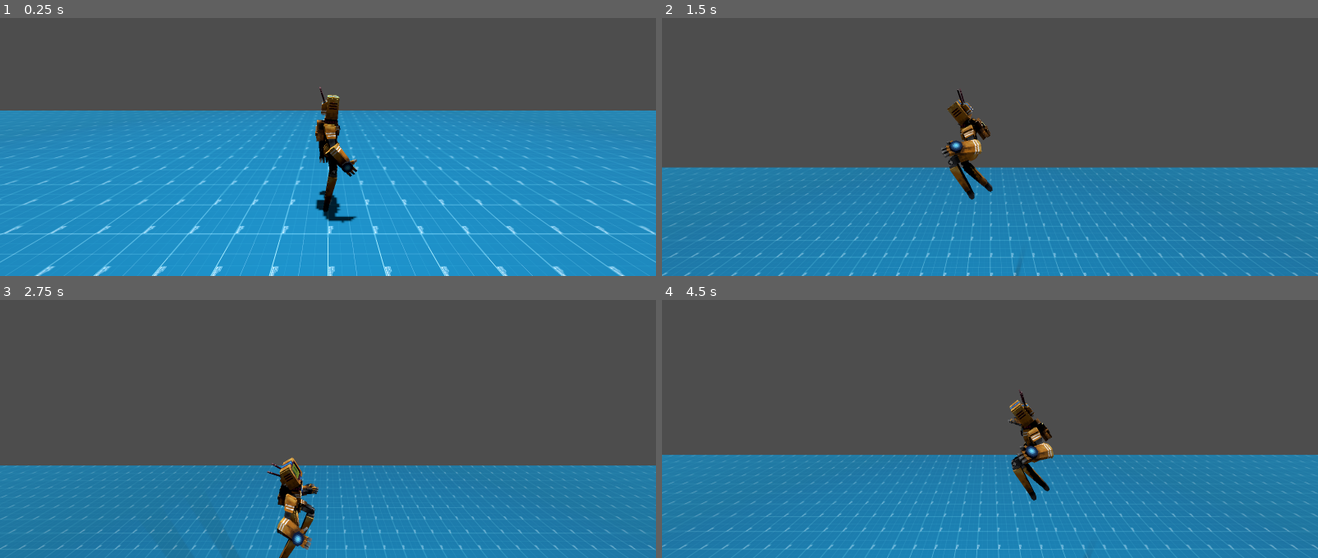
Above: before the commit, frames 1-4 (two rows, left to right).
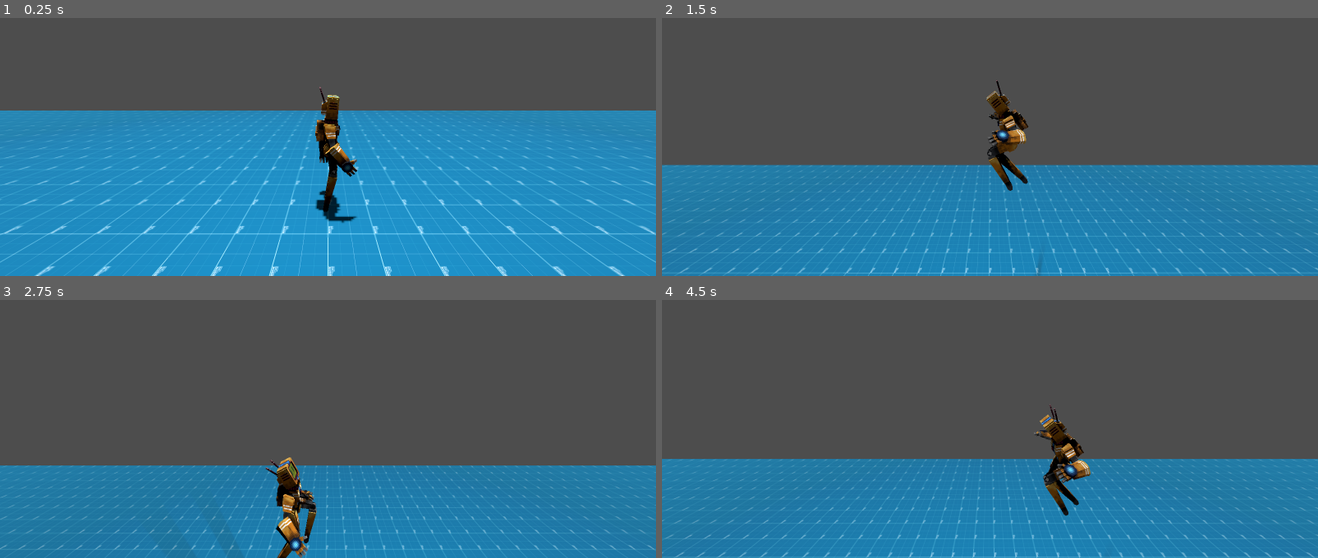
Above: after the commit, the same moments.

Repository: bigloadsoftware/Radio_Boy
Game: Godot game, scene res://scenes/game/main.tscn
Same seed, same stepped clock (60 frames per second), same inputs: the game is played once before the commit and once after it.
Inputs (mouse positions are in pixels of both pictures, inside the frame that each line leads up to):
- Up to frame 1 (0.25 s): no input
- Up to frame 2 (1.5 s): move the mouse to (1134, 74) at 0.52 s; hold D (move_right) 0.53-1.28 s; hold Right mouse button (aim) 0.53-1.28 s; tap Space (move_jump) at 0.77, 0.8, 1.07, 1.35 s; move the mouse to (858, 110) at 1.27 s; hold A (move_left) from 1.28 s (still down)
- Up to frame 3 (2.75 s): tap Space (move_jump) at 1.52, 1.82, 2.3 s; right-click (196, 392) at 1.55 s; move the mouse to (outside the picture) at 2.02 s; release A (move_left) at 2.03 s; hold D (move_right) from 2.03 s (still down); hold Right mouse button (aim) from 2.03 s (still down)
- Up to frame 4 (4.5 s): move the mouse to (957, 447) at 2.77 s; release Right mouse button (aim) at 2.78 s; tap S (crouch) at 2.85 s; tap Space (move_jump) at 3.02, 3.32, 3.77, 3.8, 4.07 s; right-click (957, 447) at 3.05 s; move the mouse to (1186, 429) at 3.52 s; release D (move_right) at 3.53 s; hold A (move_left) from 3.53 s (still down); tap Shift (toggle_walk_or_run) at 3.6 s; move the mouse to (793, 318) at 4.27 s; right-click (793, 318) at 4.35 s

The runs differ from the first frame. In frame 2, 6.7% of the frame differs, in the area x 0-100%, y 24-100%; in frame 3, 1.4%; in frame 4, 6.6%.

Commit message:
Revert "Little Updates"

Diff:
--- a/code/mobs/radio_boy/Camera_Pivot.gd
+++ b/code/mobs/radio_boy/Camera_Pivot.gd
@@ -3,9 +3,8 @@
 #Camera Vars
 var mouse_vector
 var camera_offset = transform.basis * Vector3(0, 7, 0) #our used vars are y and z
-var camera_aim_speed = 10 #what is this variable exactly?
-var camera_recenter_character_speed = 6
-var camera_center_cursor_speed = 12
+var camera_aim_speed = 10
+var camera_recenter_speed = 6
 var camera_aim_reach = 20  #(i think that it is higher) #You're right.... -Leon
 
 #Outer Node Vars
@@ -28,12 +27,12 @@
 		mouse_vector.y /= get_viewport().size.y
 		mouse_vector *= camera_aim_reach
 
-		velocity.z = (-mouse_vector.x - position.z) * camera_center_cursor_speed
-		velocity.y = (-mouse_vector.y + camera_offset.y - position.y) * camera_center_cursor_speed
+		position.z = -mouse_vector.x
+		position.y = -mouse_vector.y + camera_offset.y
 
 	else:
-		velocity.z = (camera_offset.z - position.z) * camera_recenter_character_speed
-		velocity.y = (camera_offset.y - position.y) * camera_recenter_character_speed
+		velocity.z = (camera_offset.z - position.z) * camera_recenter_speed
+		velocity.y = (camera_offset.y - position.y) * camera_recenter_speed
 
 	#<--
 
--- a/code/mobs/radio_boy/Radio_Boy.gd
+++ b/code/mobs/radio_boy/Radio_Boy.gd
@@ -39,11 +39,11 @@
 	#-->Handle jump and falling
 	if Input.is_action_just_pressed("move_jump") and is_on_floor():
 		velocity.y = rb_movement_jump
-		rb_current_finite_state_machine_state = "Jump_Sequence"
+		rb_current_finite_state_machine_state = "Jump_On_Floor"
 
 	if not is_on_floor():
 		if velocity.y > 0:
-			rb_current_finite_state_machine_state = "Jump_Sequence"
+			rb_current_finite_state_machine_state = "Jump_On_Floor"
 		else:
 			rb_current_finite_state_machine_state = "Falling"
 	#<--
@@ -69,7 +69,7 @@
 		velocity.z = direction.z * rb_movement_speed
 
 		if is_on_floor():
-			rb_current_finite_state_machine_state = rb_movement_state
+			rb_current_finite_state_machine_state = "Run"
 
 	else:
 		velocity.z = move_toward(velocity.z, 0, rb_movement_speed)
--- a/scenes/mobs/radio_boy/Radio_Boy.tscn
+++ b/scenes/mobs/radio_boy/Radio_Boy.tscn
@@ -2813,48 +2813,36 @@
 [sub_resource type="AnimationNodeAnimation" id="AnimationNodeAnimation_f3nrc"]
 animation = &"Jump_On_Floor"
 
-[sub_resource type="Curve" id="Curve_eun64"]
-_data = [Vector2(0.237458, 0), 0.0, 0.0, 0, 0, Vector2(0.822743, 1), 0.0, 0.0, 0, 0]
-point_count = 2
+[sub_resource type="AnimationNodeStateMachineTransition" id="AnimationNodeStateMachineTransition_268fa"]
+advance_mode = 2
 
 [sub_resource type="AnimationNodeStateMachineTransition" id="AnimationNodeStateMachineTransition_hkrgl"]
-xfade_time = 0.5
-xfade_curve = SubResource("Curve_eun64")
 switch_mode = 2
 advance_mode = 2
 
-[sub_resource type="AnimationNodeStateMachineTransition" id="AnimationNodeStateMachineTransition_jv8o7"]
-advance_mode = 2
-
 [sub_resource type="AnimationNodeStateMachine" id="AnimationNodeStateMachine_aj02s"]
 states/Jump_In_Air/node = SubResource("AnimationNodeAnimation_q2on2")
-states/Jump_In_Air/position = Vector2(593, 100)
+states/Jump_In_Air/position = Vector2(484, 100)
 states/Jump_On_Floor/node = SubResource("AnimationNodeAnimation_f3nrc")
-states/Jump_On_Floor/position = Vector2(352, 100)
-transitions = ["Jump_On_Floor", "Jump_In_Air", SubResource("AnimationNodeStateMachineTransition_hkrgl"), "Start", "Jump_On_Floor", SubResource("AnimationNodeStateMachineTransition_jv8o7")]
-graph_offset = Vector2(-77, -10)
+states/Jump_On_Floor/position = Vector2(327, 100)
+transitions = ["Start", "Jump_On_Floor", SubResource("AnimationNodeStateMachineTransition_268fa"), "Jump_On_Floor", "Jump_In_Air", SubResource("AnimationNodeStateMachineTransition_hkrgl")]
 
 [sub_resource type="AnimationNodeAnimation" id="AnimationNodeAnimation_0kd3n"]
 animation = &"Run"
 
-[sub_resource type="AnimationNodeAnimation" id="AnimationNodeAnimation_x8kuo"]
-animation = &"Walk"
-
 [sub_resource type="AnimationNodeStateMachine" id="AnimationNodeStateMachine_27ej4"]
 states/Crouch/node = SubResource("AnimationNodeAnimation_agvam")
-states/Crouch/position = Vector2(822, 196)
+states/Crouch/position = Vector2(357, 498)
 states/Falling/node = SubResource("AnimationNodeAnimation_4ebdp")
-states/Falling/position = Vector2(701, 196)
+states/Falling/position = Vector2(357, 385)
 states/Idle/node = SubResource("AnimationNodeAnimation_2jvse")
-states/Idle/position = Vector2(202, 196)
-states/Jump_Sequence/node = SubResource("AnimationNodeStateMachine_aj02s")
-states/Jump_Sequence/position = Vector2(551, 196)
+states/Idle/position = Vector2(357, 100)
+states/Jump_On_Floor/node = SubResource("AnimationNodeStateMachine_aj02s")
+states/Jump_On_Floor/position = Vector2(357, 290)
 states/Run/node = SubResource("AnimationNodeAnimation_0kd3n")
-states/Run/position = Vector2(409, 196)
+states/Run/position = Vector2(357, 195)
 states/Start/position = Vector2(202, 100)
-states/Walk/node = SubResource("AnimationNodeAnimation_x8kuo")
-states/Walk/position = Vector2(308, 196)
-graph_offset = Vector2(10, 87)
+graph_offset = Vector2(27, 332)
 
 [node name="Radio_Boy" type="CharacterBody3D"]
 script = ExtResource("1_4ga08")
@@ -2872,85 +2860,79 @@
 [node name="Radio_Boy_Model" parent="." instance=ExtResource("2_74wy5")]
 
 [node name="Root" parent="Radio_Boy_Model/Node" index="0"]
-transform = Transform3D(1, 0, 0, 0, 1, 0, 0, 0, 1, 0, -49.3521, 0.805749)
+transform = Transform3D(1, 0, 0, 0, 1, 0, 0, 0, 1, 0, 1.89063, -0.0625)
 
 [node name="Torso2" parent="Radio_Boy_Model/Node/Root" index="0"]
-transform = Transform3D(1, 0, 0, 0, 0.981263, -0.192675, 0, 0.192675, 0.981263, 0, 4.02874, 0)
-
-[node name="Middle_Torso2" parent="Radio_Boy_Model/Node/Root/Torso2" index="3"]
-transform = Transform3D(1, 0, 0, 0, 1, 0, 0, 0, 1, 0, -0.604312, 1.20862)
+transform = Transform3D(1, 0, 0, 0, 0.953717, 0.300706, 0, -0.300706, 0.953717, 0, -0.3125, 0)
 
 [node name="Head2" parent="Radio_Boy_Model/Node/Root/Torso2/Neck2" index="1"]
-transform = Transform3D(1, 0, 0, 0, 0.998791, 0.0491637, 0, -0.0491637, 0.998791, 0, -4.83449, -0.402874)
+transform = Transform3D(1, 0, 0, 0, 0.965926, -0.258819, 0, 0.258819, 0.965926, 0, 0.375, 0.03125)
 
 [node name="Ant_L2" parent="Radio_Boy_Model/Node/Root/Torso2/Neck2/Head2" index="4"]
-transform = Transform3D(0.958932, 0.216121, 0.183686, -0.279009, 0.602275, 0.747943, 0.0510164, -0.768477, 0.637841, -0.316617, 0.698565, 0.403713)
+transform = Transform3D(1, 0, 0, 0, 1, 0, 0, 0, 1, -0.316617, 0.698565, 0.403713)
 
 [node name="Ant_R2" parent="Radio_Boy_Model/Node/Root/Torso2/Neck2/Head2" index="5"]
-transform = Transform3D(0.957953, -0.255858, -0.129857, 0.284841, 0.793578, 0.537679, -0.0345175, -0.55206, 0.83309, 0.316617, 0.698565, 0.403713)
+transform = Transform3D(1, 0, 0, 0, 1, 0, 0, 0, 1, 0.316617, 0.698565, 0.403713)
 
 [node name="Arm_L2" parent="Radio_Boy_Model/Node/Root/Torso2" index="5"]
-transform = Transform3D(-0.193629, -0.974854, 0.110306, -0.732568, 0.218453, 0.644687, -0.652573, 0.0440238, -0.756445, 11.2759, -8.65898, -0.167307)
+transform = Transform3D(1, 0, 0, 0, 0.999048, -0.0436194, 0, 0.0436194, 0.999047, -0.749644, 0.671656, 0.0129776)
 
 [node name="Forearm_L2" parent="Radio_Boy_Model/Node/Root/Torso2/Arm_L2" index="1"]
-transform = Transform3D(0.499294, 0.826789, -0.259085, -0.234452, -0.158945, -0.959046, -0.834109, 0.539589, 0.114482, -0.332776, -0.99569, 0.100652)
+transform = Transform3D(1, 0, 0, 0, 1, 0, 0, 0, 1, -0.332776, -0.99569, 0.100652)
 
 [node name="Thumb_L" parent="Radio_Boy_Model/Node/Root/Torso2/Arm_L2/Forearm_L2" index="1"]
-transform = Transform3D(1, 0, 0, 0, 1, 0, 0, 0, 1, -0.167224, -0.830749, -0.178321)
+transform = Transform3D(0.843391, 0, -0.5373, 0, 1, 0, 0.5373, 0, 0.843391, -0.167224, -0.830749, -0.178321)
 
 [node name="Finger_1_L" parent="Radio_Boy_Model/Node/Root/Torso2/Arm_L2/Forearm_L2" index="2"]
 transform = Transform3D(1, 0, 0, 0, 1, 0, 0, 0, 1, -0.104724, -0.972941, -0.106242)
 
 [node name="Finger_Tip1_L2" parent="Radio_Boy_Model/Node/Root/Torso2/Arm_L2/Forearm_L2/Finger_1_L" index="1"]
-transform = Transform3D(1, 0, 0, 0, 1, 0, 0, 0, 1, 0, -0.1875, -0.015625)
+transform = Transform3D(0.737277, -0.67559, 0, 0.67559, 0.737277, 0, 0, 0, 1, 0, -0.1875, -0.015625)
 
 [node name="Finger_2_L" parent="Radio_Boy_Model/Node/Root/Torso2/Arm_L2/Forearm_L2" index="3"]
-transform = Transform3D(1, 0, 0, 0, 0.431143, -0.902284, 0, 0.902284, 0.431143, -0.104724, -1.00419, 0.0343828)
+transform = Transform3D(1, 0, 0, 0, 0.996195, 0.0871558, 0, -0.0871558, 0.996195, -0.104724, -1.00419, 0.0343828)
 
 [node name="Finger_Tip2_L2" parent="Radio_Boy_Model/Node/Root/Torso2/Arm_L2/Forearm_L2/Finger_2_L" index="1"]
-transform = Transform3D(1, 0, 0, 0, 1, 0, 0, 0, 1, 0, -0.1875, -0.015625)
+transform = Transform3D(0.707107, -0.707107, 0, 0.707107, 0.707107, 0, 0, 0, 1, 0, -0.1875, -0.015625)
 
 [node name="Finger_3_L" parent="Radio_Boy_Model/Node/Root/Torso2/Arm_L2/Forearm_L2" index="4"]
-transform = Transform3D(1, 0, 0, 0, -0.628228, -0.778029, 0, 0.778028, -0.628229, -0.104724, -0.972941, 0.175008)
+transform = Transform3D(1, 0, 0, 0, 0.984807, 0.173648, 0, -0.173648, 0.984808, -0.104724, -0.972941, 0.175008)
 
 [node name="Finger_Tip3_L2" parent="Radio_Boy_Model/Node/Root/Torso2/Arm_L2/Forearm_L2/Finger_3_L" index="1"]
-transform = Transform3D(1, 0, 0, 0, 1, 0, 0, 0, 1, 0, -0.1875, -0.015625)
+transform = Transform3D(0.866025, -0.5, 0, 0.5, 0.866025, 0, 0, 0, 1, 0, -0.1875, -0.015625)
 
 [node name="Arm_R2" parent="Radio_Boy_Model/Node/Root/Torso2" index="6"]
-transform = Transform3D(-0.683616, 0.716785, 0.137441, 0.0988751, -0.095625, 0.990494, 0.723114, 0.690708, -0.00550138, -11.2759, -8.65898, -0.167307)
+transform = Transform3D(0.984808, 0.163176, -0.0593911, -0.0075744, -0.301329, -0.95349, -0.173483, 0.939455, -0.295515, 0.749644, 0.734156, 0.0129776)
 
 [node name="Forearm_R2" parent="Radio_Boy_Model/Node/Root/Torso2/Arm_R2" index="1"]
-transform = Transform3D(0.24852, -0.0670805, 0.966301, -0.59385, -0.798672, 0.0972866, 0.765233, -0.598015, -0.238322, 0.332776, -0.99569, 0.100652)
+transform = Transform3D(-0.310017, 0.870328, 0.382647, -0.421082, 0.235153, -0.87601, -0.852397, -0.432703, 0.293578, 0.332776, -0.99569, 0.100652)
 
 [node name="Thumb_R" parent="Radio_Boy_Model/Node/Root/Torso2/Arm_R2/Forearm_R2" index="1"]
-transform = Transform3D(0.999999, 0, 0, 0, 1, 0, 0, 0, 0.999999, 0.167224, -0.830749, -0.178321)
+transform = Transform3D(0.793353, 0, 0.608761, 0, 1, 0, -0.608761, 0, 0.793353, 0.167224, -0.830749, -0.178321)
 
 [node name="Finger_1_R" parent="Radio_Boy_Model/Node/Root/Torso2/Arm_R2/Forearm_R2" index="2"]
-transform = Transform3D(1, 0, 0, 0, 1, 0, 0, 0, 1, 0.104724, -0.972941, -0.106242)
+transform = Transform3D(0.819152, 0.573576, 0, -0.573576, 0.819152, 0, 0, 0, 1, 0.104724, -0.972941, -0.106242)
 
 [node name="Finger_2_R" parent="Radio_Boy_Model/Node/Root/Torso2/Arm_R2/Forearm_R2" index="3"]
-transform = Transform3D(1, 0, 0, 0, 0.431144, -0.902284, 0, 0.902284, 0.431143, 0.104724, -1.00419, 0.0343828)
+transform = Transform3D(0.866025, 0.498098, 0.0435779, -0.5, 0.86273, 0.0754791, 7.45058e-09, -0.0871558, 0.996195, 0.104724, -1.00419, 0.0343828)
 
 [node name="Finger_3_R" parent="Radio_Boy_Model/Node/Root/Torso2/Arm_R2/Forearm_R2" index="4"]
-transform = Transform3D(1, 0, 0, 0, -0.628228, -0.778029, 0, 0.778028, -0.628229, 0.104724, -0.972941, 0.175008)
+transform = Transform3D(0.737277, 0.665326, 0.117315, -0.67559, 0.726076, 0.128027, 0, -0.173648, 0.984808, 0.104724, -0.972941, 0.175008)
 
 [node name="Backpack2" parent="Radio_Boy_Model/Node/Root/Torso2" index="7"]
 transform = Transform3D(1, 0, 0, 0, 1, 0, 0, 0, 1, 0.00148537, 0.777778, 0.286006)
 
-[node name="Hips2" parent="Radio_Boy_Model/Node/Root" index="1"]
-transform = Transform3D(1, 0, 0, 0, 1, 0, 0, 0, 1, 0, 7.45318, 1.20862)
-
 [node name="Leg_L2" parent="Radio_Boy_Model/Node/Root/Hips2" index="2"]
-transform = Transform3D(1, 0, 0, 0, 0.381435, -0.924396, 0, 0.924396, 0.381435, -0.499644, -0.0706501, -0.0307153)
+transform = Transform3D(1, 0, 0, 0, 0.819152, -0.573576, 0, 0.573576, 0.819152, -0.499644, -0.0706501, -0.0307153)
 
 [node name="Stilt_L2" parent="Radio_Boy_Model/Node/Root/Hips2/Leg_L2" index="1"]
-transform = Transform3D(1, 0, 0, 0, 0.826877, 0.562381, 0, -0.562381, 0.826877, -0.0625, -1.0625, -0.0625)
+transform = Transform3D(1, 0, 0, 0, -0.34202, 0.939692, 0, -0.939692, -0.34202, -0.0625, -1.0625, -0.0625)
 
 [node name="Leg_R2" parent="Radio_Boy_Model/Node/Root/Hips2" index="3"]
-transform = Transform3D(1, 0, 0, 0, -0.909778, 0.415096, 0, -0.415096, -0.909778, 0.499644, -0.0706501, -0.0307153)
+transform = Transform3D(1, 0, 0, 0, -0.573577, -0.819152, 0, 0.819152, -0.573577, 0.499644, -0.0706501, -0.0307153)
 
 [node name="Stilt_R2" parent="Radio_Boy_Model/Node/Root/Hips2/Leg_R2" index="1"]
-transform = Transform3D(1, 0, 0, 0, -0.807025, -0.590517, 0, 0.590517, -0.807025, 0.0625, -1.0625, -0.0625)
+transform = Transform3D(1, 0, 0, 0, -0.0871556, 0.996194, 0, -0.996194, -0.0871556, 0.0625, -1.0625, -0.0625)
 
 [node name="AnimationPlayer" parent="Radio_Boy_Model" index="1"]
 speed_scale = 1.3
Not shown: 1 places in scenes/mobs/radio_boy/Radio_Boy.tscn that only renumber resources
